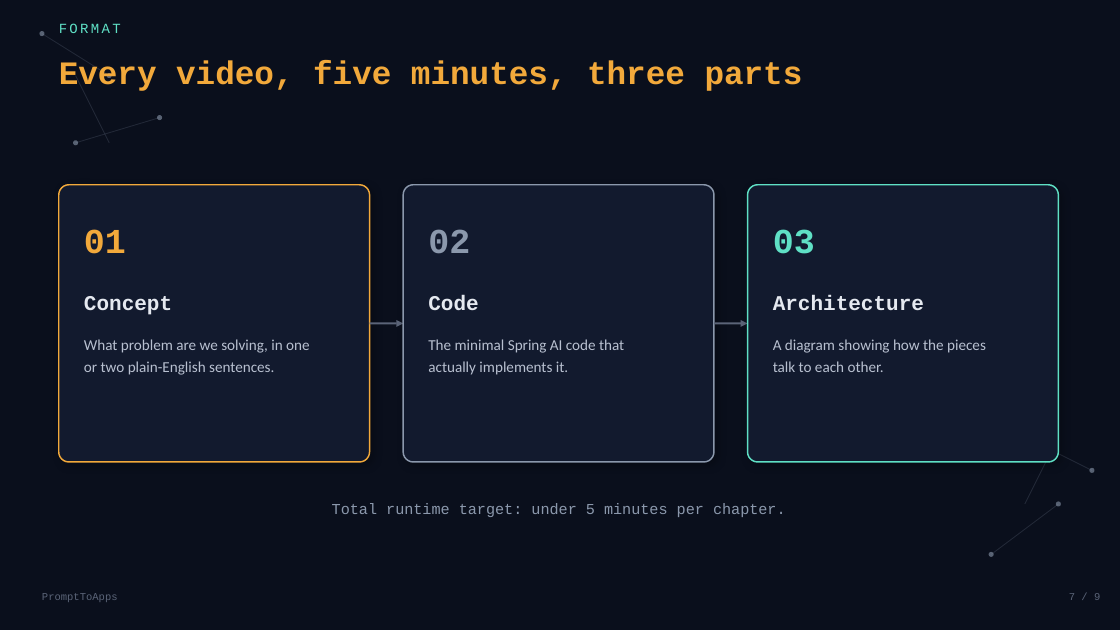
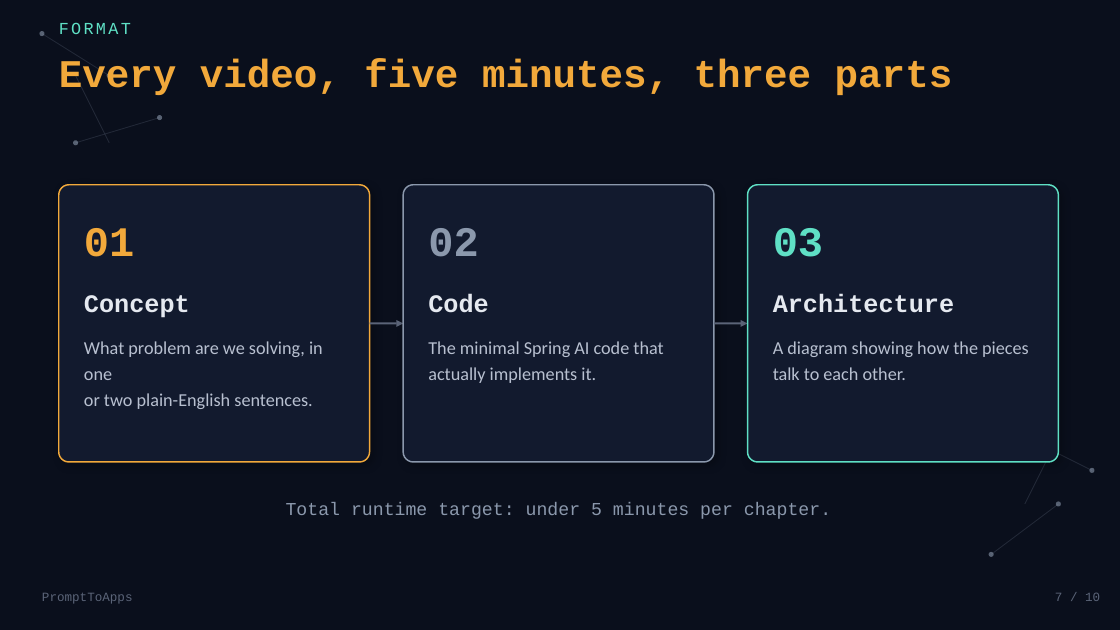
Before and after one commit to balajich/spring-ai-with-llama, a slide deck: slide 7 of slides/00-intro-series-overview.pptx. Drawn at 1120x630 pixels with LibreOffice and Linux fonts; fonts in the diff are those of the drawing. Boxes give left, top, right and bottom in pixels: in the first picture for what was removed or moved away, otherwise in the second. Text is boxed around its words. In the diff, an @@ line names an element or a change of style, - is before the commit and + after.

```diff
--- a/slides/00-intro-series-overview.pptx
+++ b/slides/00-intro-series-overview.pptx
@@ text "FORMAT" at (59,23,131,34): size 12 to 14.4 pt @@
@@ text "Every video, five minutes, three ..." at (59,58,953,95): size 28 to 33.6 pt @@
@@ size 30 to 36 pt in 3 elements at (84,228,134,257), (428,228,478,257), (773,228,823,257) @@
@@ size 18 to 21.6 pt in 3 elements at (84,295,190,318), (428,293,488,313), (773,293,954,313) @@
@@ size 13 to 15.6 pt in 4 elements at (84,341,323,409), (428,341,663,383), (773,341,1029,380), (286,502,831,519) @@
@@ text "PromptToApps" at (42,593,133,604): size 9 to 10.8 pt @@
@@ text at (1055,593,1100,601): text changed; size 9 to 10.8 pt @@
-7 / 9
+7 / 10
```
Also in this commit, not shown: 8 other slides changed, 1 slide added, 4 other files.
